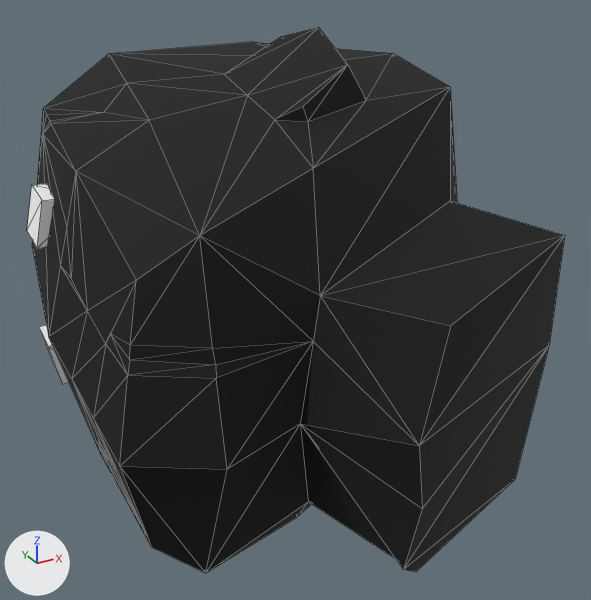
What one commit did to the glTF model client/public/models/parts/modular-fantasy-hero__SK_Chr_Head_Male_04.glb.
The view is the same before and after, from a 50 mm lens placed at (-20.4, 126.8, 164.1), pointed at (-0.2, 163.4, 145.8). The lights are fixed; the arrows at lower left show +X, +Y and +Z. The older version comes first. Mesh edges are drawn as thin lines. Where no turn or scale is listed for an object, it has been applied to the vertices. Vertices at exactly the same position are counted once.

The first picture shows 'SK_Chr_Head_Male_04'.
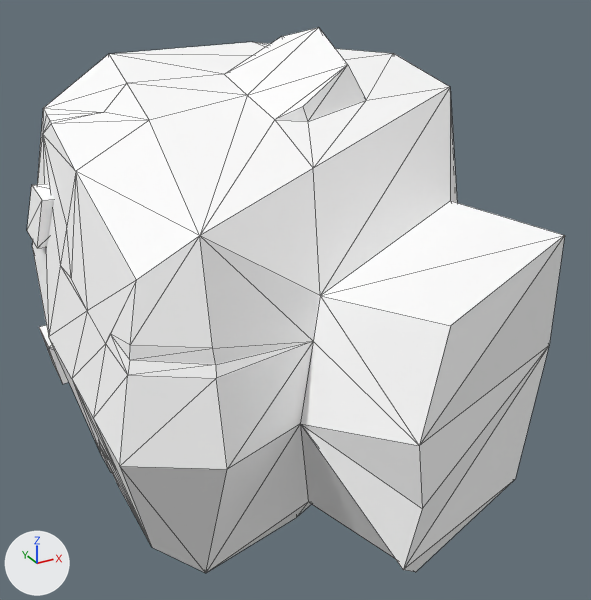
The change, as a list of edits to the scene's bpy script:
```text
Change mat_character:
    where n0 = _N.new('ShaderNodeBsdfPrincipled'); n0.name = 'Principled BSDF'
    add n0.inputs[0].default_value = (1.0, 1.0, 1.0, 1.0)  # 'Base Color', white #ffffff
    remove n2 = _N.new('ShaderNodeVertexColor'); n2.name = 'Color Attribute'
    remove _L.new(n2.outputs[0], n0.inputs[0])  # 'Color' to 'Base Color'
Change me_mesh_0:
    where me_mesh_0.from_pydata(...)  # 114 vertices, 212 faces; spans x -13.5..12.3, y 143.1..178.3, z -0.6..25.9
    used by ob_sk_chr_head_male_04; location = (0.0, 3.27, 133.74)
    me_mesh_0 part 1: vertex colours changed
```

Boxes [x1, y1, x2, y2] around the edits, measured in the pictures (591 x 600 px):
'SK_Chr_Head_Male_04', recoloured (lighter): [31, 28, 565, 573] in both
